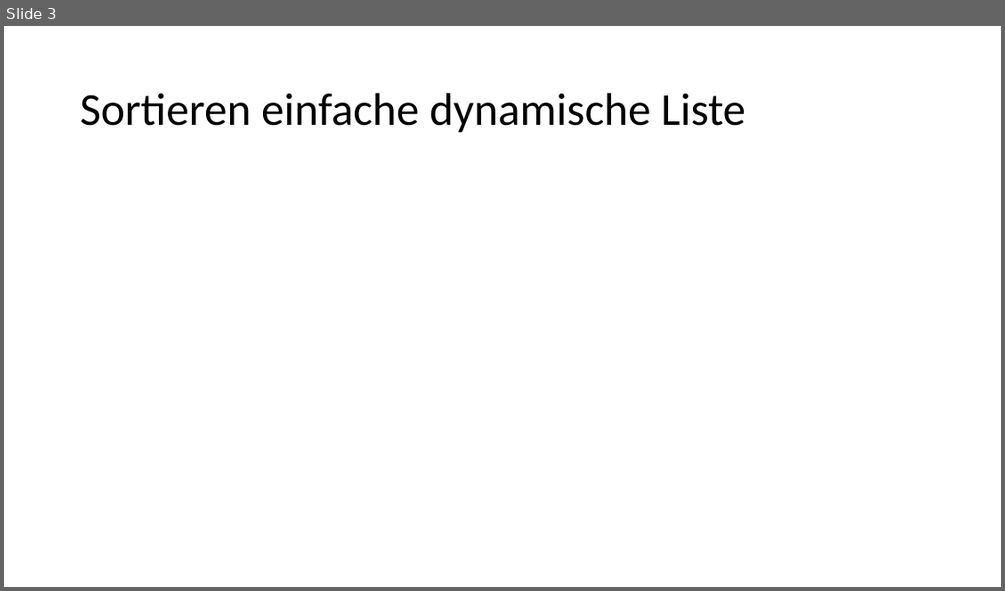
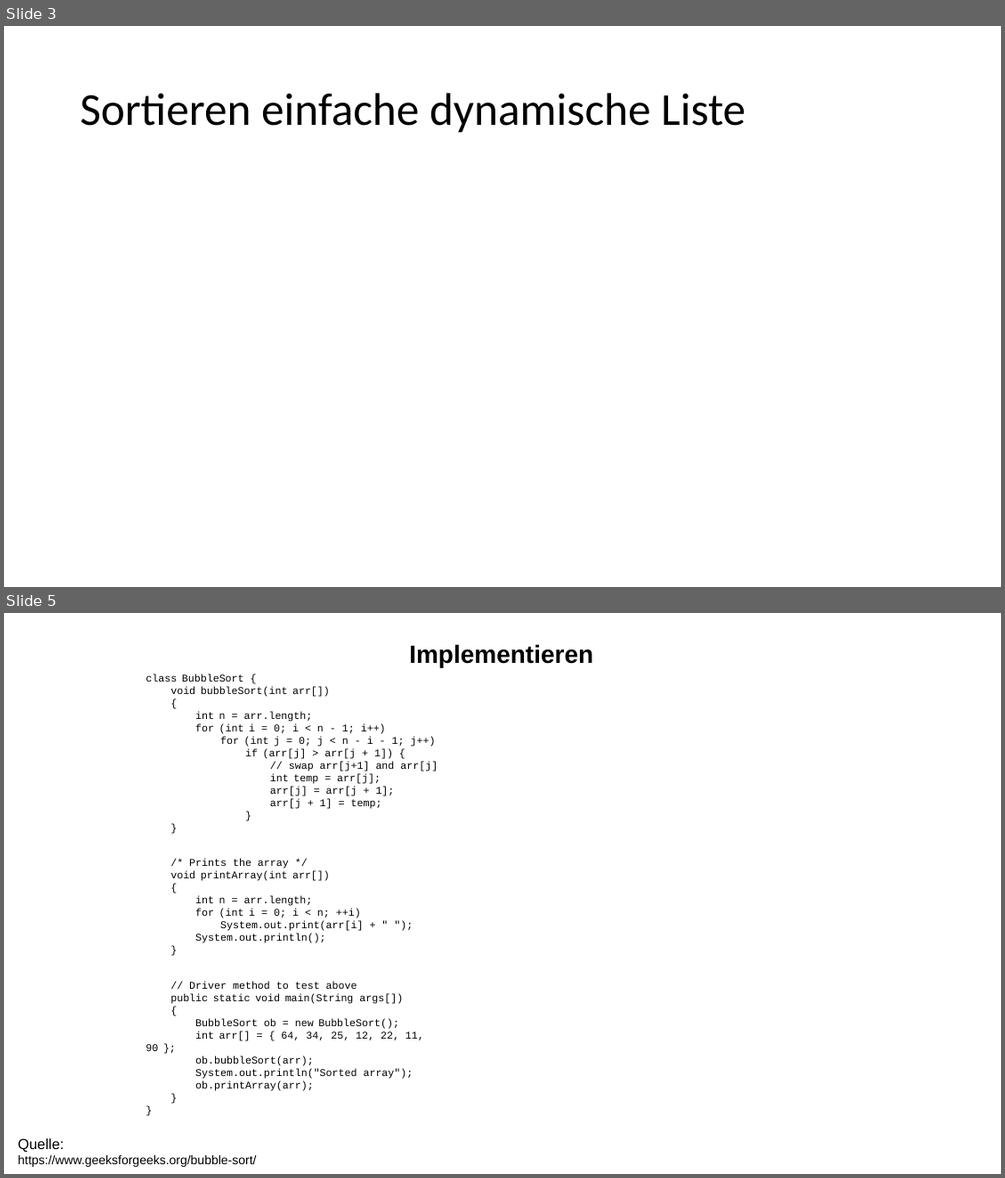
Before and after one commit to jeder49/ABI_Info, a slide deck: Q1/Algorithmik/2022 04 17 Algorithmik.pptx. Shown one above the other, each under a label of ours: slide 3 before the commit, slides 3 and 5 after it; the slides between them are not shown. The pictures are 1005x591 and 1005x1178 pixels, drawn with LibreOffice and Linux fonts; fonts in the diff are those of the drawing. Boxes give left, top, right and bottom in pixels: in the first picture for what was removed or moved away, otherwise in the second. Text is boxed around its words. In the diff, an @@ line names an element or a change of style, - is before the commit and + after.

```diff
--- a/Q1/Algorithmik/2022 04 17 Algorithmik.pptx
+++ b/Q1/Algorithmik/2022 04 17 Algorithmik.pptx
@@ slide 5 added at bbox=[4, 613, 1001, 1174], background #FFFFFF @@
@@ text added at bbox=[409, 644, 593, 667], 24 pt, text #000000, bold @@
+Implementieren
@@ text added at bbox=[146, 674, 437, 1091], 10 pt, text #000000 @@
+class BubbleSort {
+void bubbleSort(int arr[])
+{
+int n = arr.length;
+for (int i = 0; i < n - 1; i++)
+for (int j = 0; j < n - i - 1; j++)
+if (arr[j] > arr[j + 1]) {
+// swap arr[j+1] and arr[j]
+int temp = arr[j];
+arr[j] = arr[j + 1];
+arr[j + 1] = temp;
+}
+}
+/* Prints the array */
+void printArray(int arr[])
+{
+int n = arr.length;
+for (int i = 0; i < n; ++i)
+System.out.print(arr[i] + " ");
+System.out.println();
+}
+// Driver method to test above
+public static void main(String args[])
+{
+BubbleSort ob = new BubbleSort();
+int arr[] = { 64, 34, 25, 12, 22, 11, 90 };
+ob.bubbleSort(arr);
+System.out.println("Sorted array");
+ob.printArray(arr);
+}
+}
@@ text added at bbox=[18, 1138, 257, 1167], 12 pt, text #000000 @@
+Quelle:
+https://www.geeksforgeeks.org/bubble-sort/
```
Also in this commit, not shown: 5 slides changed, 3 other slides added, 4 other files.
